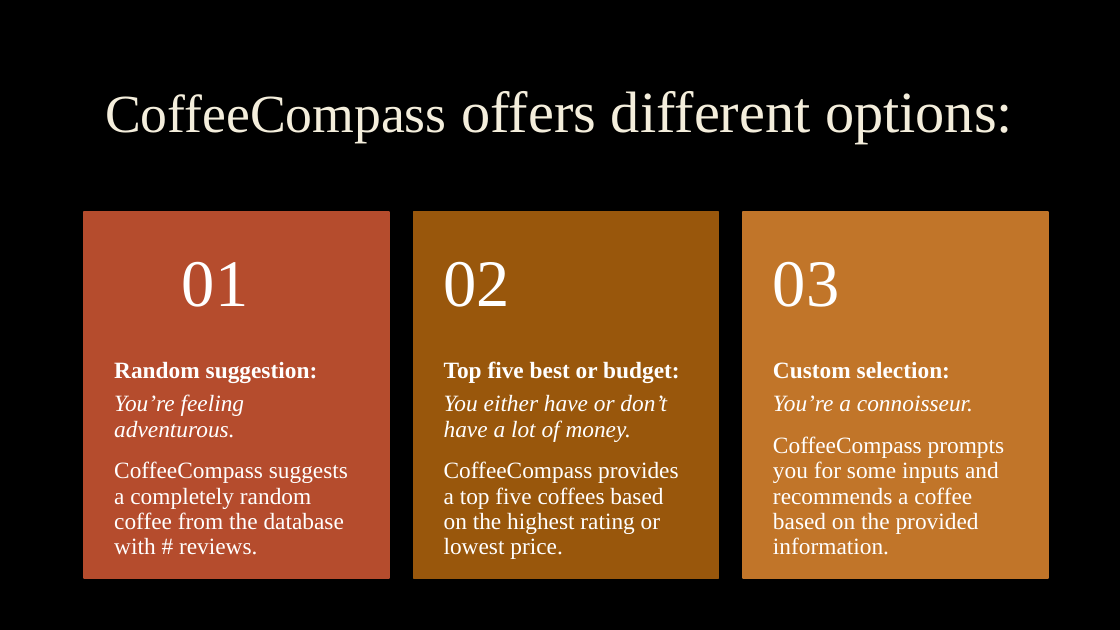
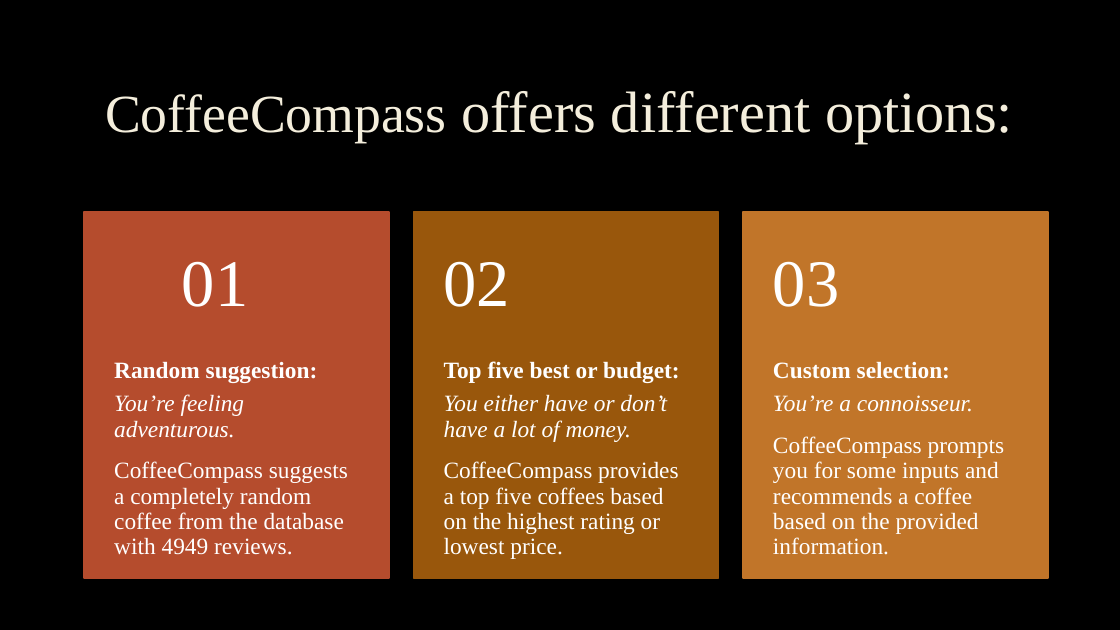
Before and after one commit to DGU94/Final_COFFEE_RECOMMANDER, a slide deck: slide 3 of 4_presentation/presentation_coffee_compass.pptx. Drawn at 1120x630 pixels with LibreOffice and Linux fonts; fonts in the diff are those of the drawing; background and template pictures are left out. Boxes give left, top, right and bottom in pixels: in the first picture for what was removed or moved away, otherwise in the second. Text is boxed around its words. In the diff, an @@ line names an element or a change of style, - is before the commit and + after.

```diff
--- a/4_presentation/presentation_coffee_compass.pptx
+++ b/4_presentation/presentation_coffee_compass.pptx
@@ text at bbox=[114, 461, 348, 555]: text changed @@
-CoffeeCompass suggests a completely random coffee from the database with # reviews.
+CoffeeCompass suggests a completely random coffee from the database with 4949 reviews.
```
Also in this commit, not shown: 2 other slides changed, 7 other files.
